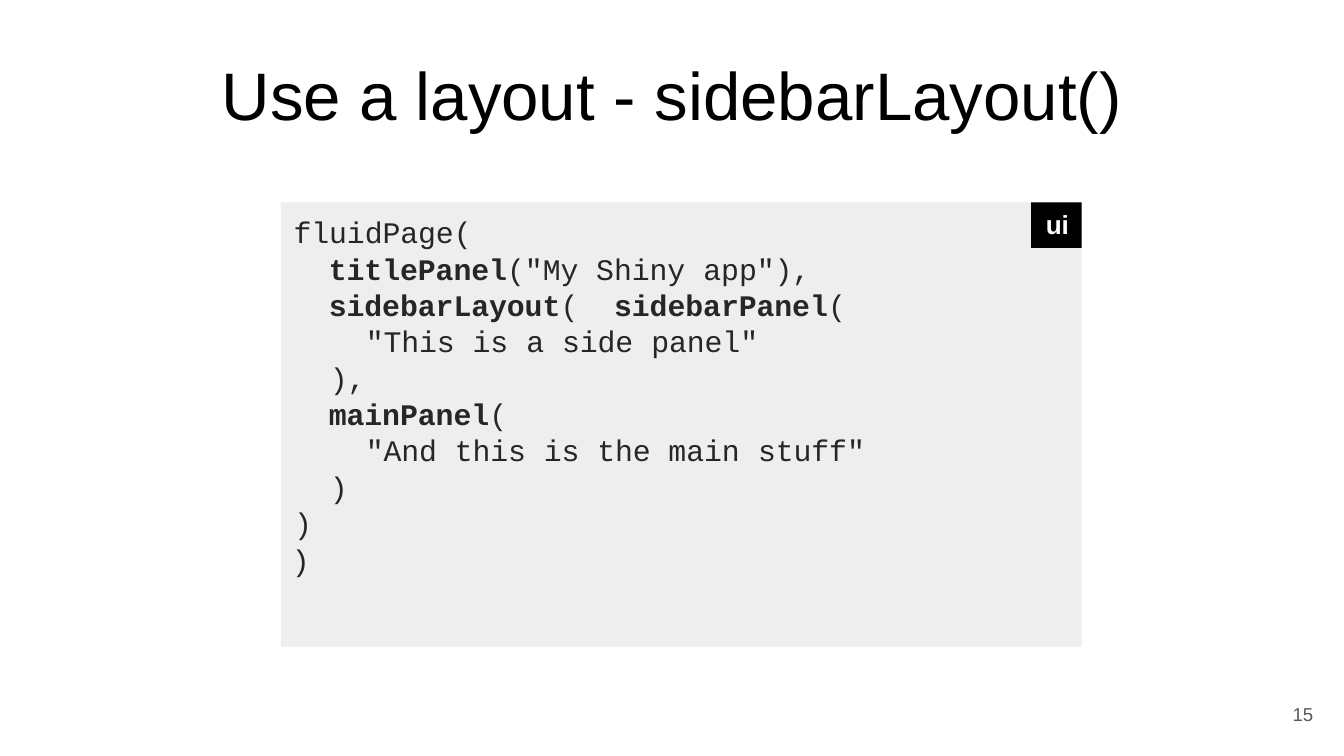
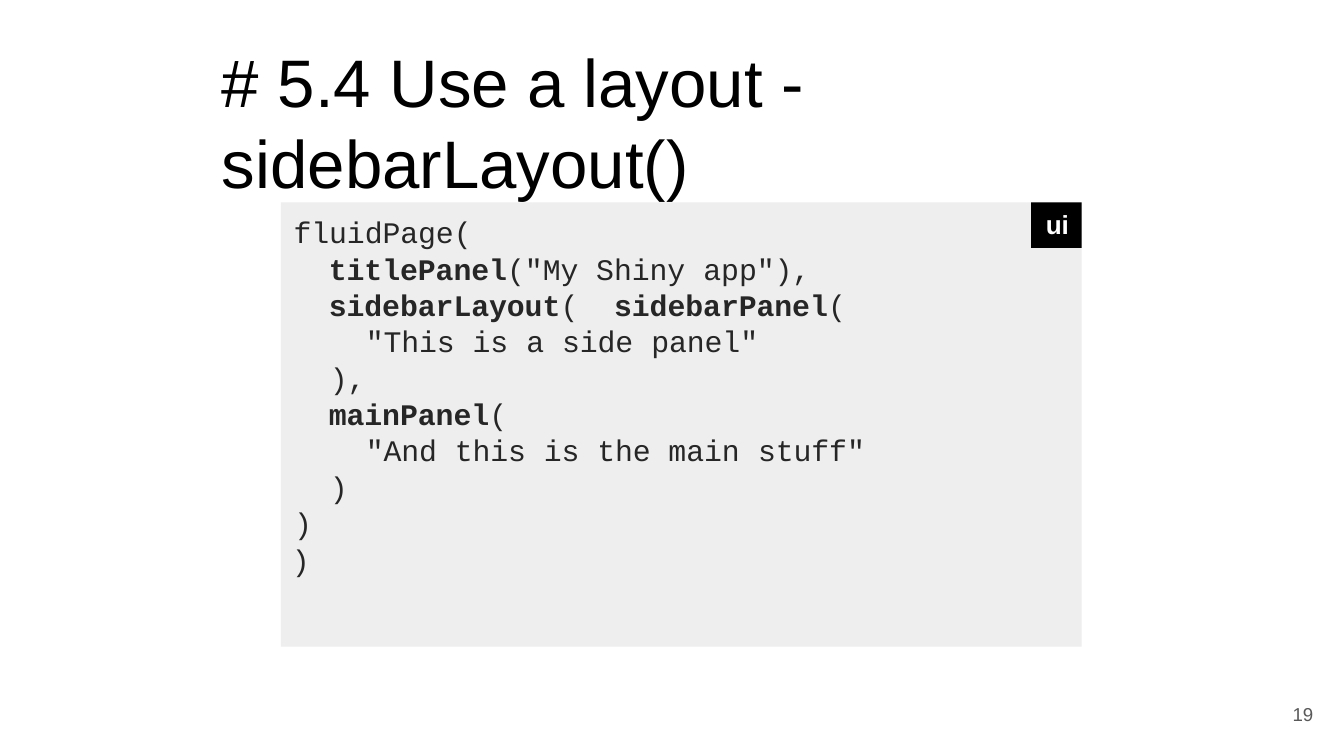
Before and after one commit to WHOIGit/Rshinypresentation, a slide deck: slide 19 of shinyRpresentation.odp (slide 15 before the commit). Drawn at 1344x756 pixels with LibreOffice and Linux fonts; fonts in the diff are those of the drawing. Boxes give left, top, right and bottom in pixels: in the first picture for what was removed or moved away, otherwise in the second. Text is boxed around its words. In the diff, an @@ line names an element or a change of style, - is before the commit and + after.

```diff
--- a/shinyRpresentation.odp
+++ b/shinyRpresentation.odp
@@ title at [222,58,763,200]: text changed @@
-Use a layout - sidebarLayout()
+# 5.4 Use a layout - sidebarLayout()
@@ page number at [1293,708,1314,721]: text changed @@
-15
+19
```
Also in this commit, not shown: 28 other slides changed, 10 slides added, 7 slides removed, 8 other files.
